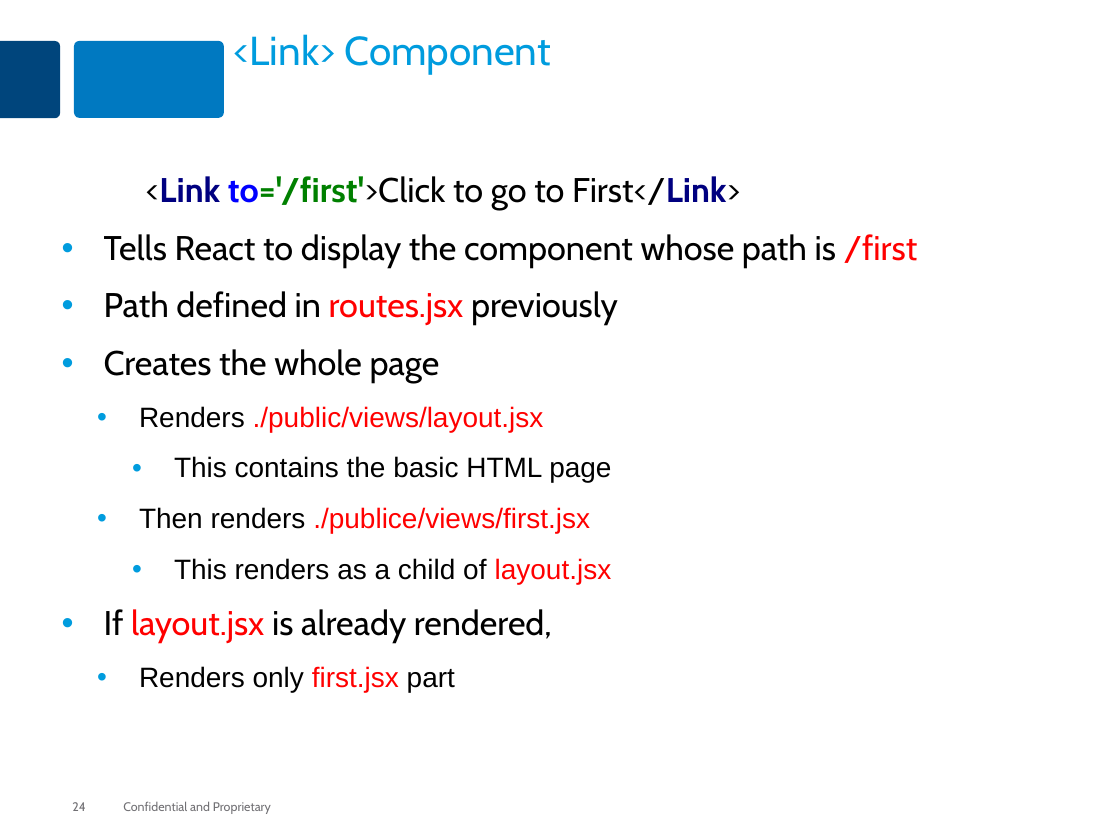
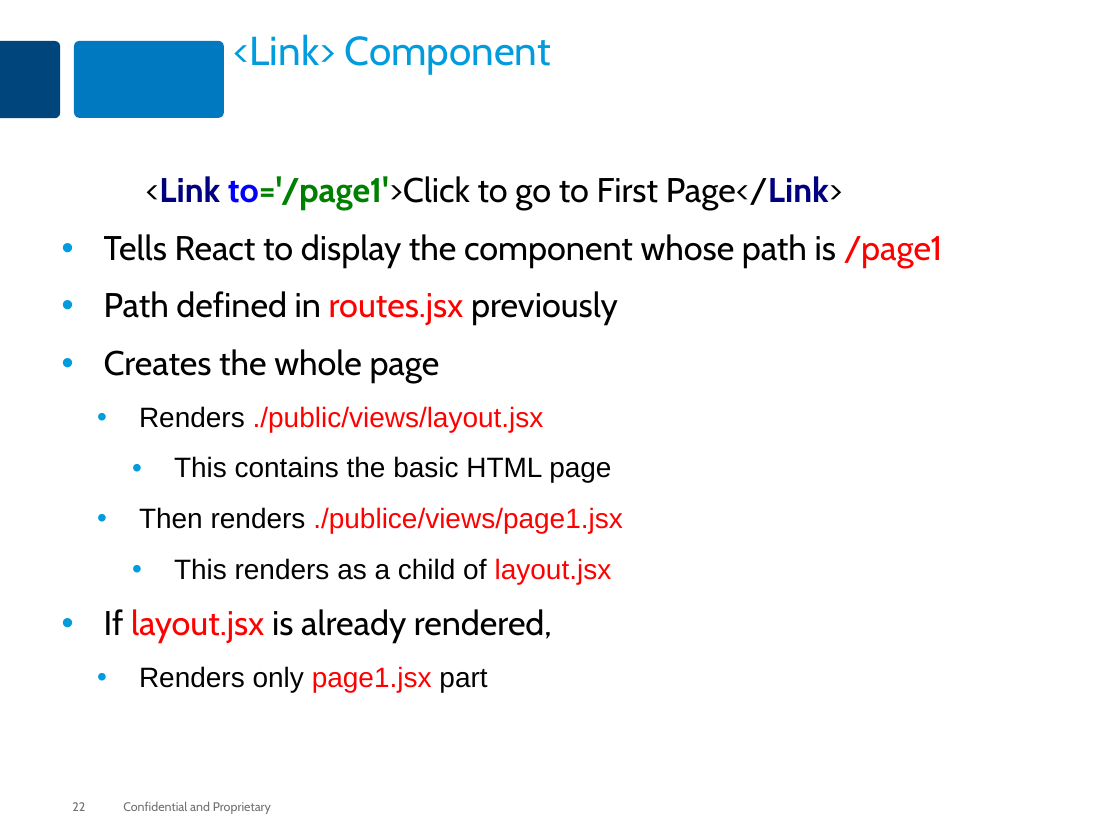
Before and after one commit to MaxMillington/nodePractice, a slide deck: slide 22 of node/lesson-84-react/react-kraken.pptx (slide 24 before the commit). Drawn at 1120x840 pixels with LibreOffice and Linux fonts; fonts in the diff are those of the drawing. Boxes give left, top, right and bottom in pixels: in the first picture for what was removed or moved away, otherwise in the second. Text is boxed around its words. In the diff, an @@ line names an element or a change of style, - is before the commit and + after.

```diff
--- a/node/lesson-84-react/react-kraken.pptx
+++ b/node/lesson-84-react/react-kraken.pptx
@@ text at (104, 176, 943, 268): text changed @@
-<Link to='/first'>Click to go to First</Link>
-• Tells React to display the component whose path is /first
+<Link to='/page1'>Click to go to First Page</Link>
+• Tells React to display the component whose path is /page1
@@ text at (139, 507, 622, 533): text changed @@
-  • Then renders ./publice/views/first.jsx
+  • Then renders ./publice/views/page1.jsx
@@ text at (139, 666, 487, 692): text changed @@
-  • Renders only first.jsx part
+  • Renders only page1.jsx part
@@ page number at (72, 802, 85, 811): text changed @@
-24
+22
```
Also in this commit, not shown: 8 other slides changed, 2 slides removed, 43 other files.
